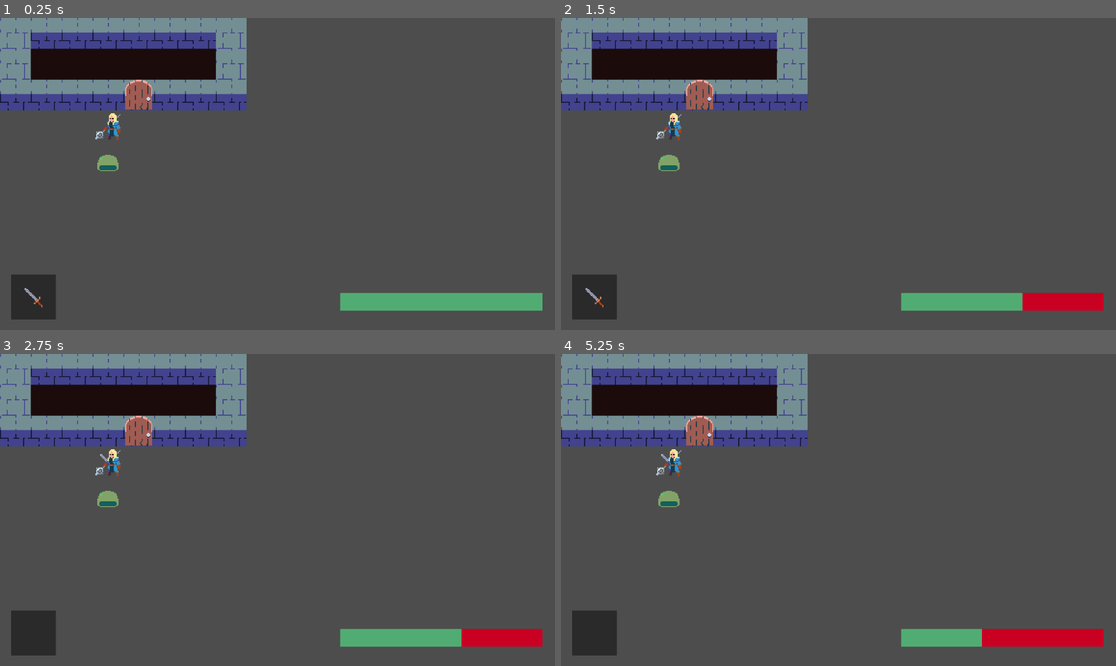
Above: before the commit, frames 1-4 (two rows, left to right).
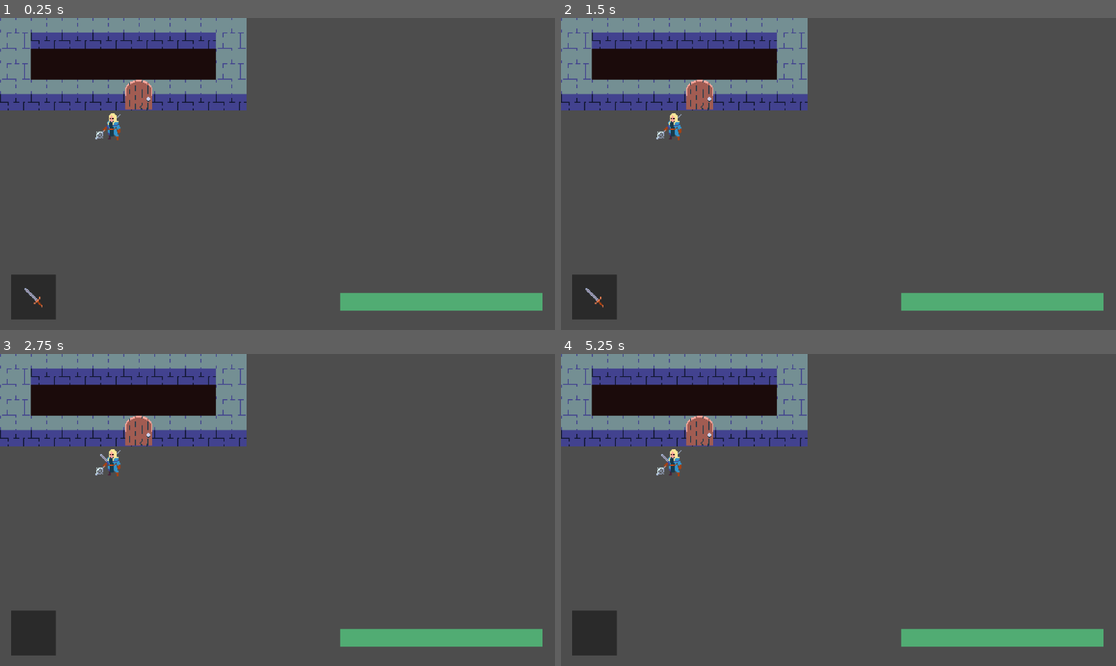
Above: after the commit, the same moments.

Repository: pryganss/TB-DCrawl
Game: Godot game, scene res://game.tscn
Two runs of this game, one before a commit and one after it. Both use one fixed random seed, a clock stepped at 60 frames per second and the inputs below.
Inputs:
- Up to frame 1 (0.25 s): no input
- Up to frame 2 (1.5 s): tap Enter at 0.5 s; hold D (move_right) 0.53-1.28 s; tap Q (drop) at 0.6 s; tap Space at 1.25 s; hold S (move_down) from 1.28 s (still down); tap E (grab) at 1.35 s
- Up to frame 3 (2.75 s): tap Enter at 2 s; release S (move_down) at 2.03 s; hold D (move_right) from 2.03 s (still down); tap Q (drop) at 2.1 s
- Up to frame 4 (5.25 s): tap Space at 2.75, 4.25 s; release D (move_right) at 2.78 s; hold W (move_up) 2.78-3.53 s; tap E (grab) at 2.85, 4.35 s; tap Enter at 3.5 s; hold A (move_left) 3.53-5.03 s; tap Q (drop) at 3.6, 5.1 s; hold S (move_down) from 5.03 s (still down)

The runs differ from the first frame. In frame 1, 0.2% of the frame differs, in the area x 17-22%, y 43-49%; in frame 2, 1.1%; in frame 3, 1.1%; in frame 4, 1.5%, in the area x 17-98%, y 43-94%.
Error in both runs: Cannot call method 'get_custom_data' on a null value. (res://src/Entities/Components/movement_component.gd:13)

Commit message:
remove test entity

Diff:
--- a/src/game_manager.gd
+++ b/src/game_manager.gd
@@ -2,7 +2,6 @@
 extends Node2D
 
 const player_definition: EntityDefinition = preload("res://Assets/Entities/player_definition.tres")
-const npc_definition: EntityDefinition = preload("res://Assets/Entities/npc_definition.tres")
 @onready var player: Entity
 
 @onready var entities: Node = $Entities
@@ -38,9 +37,6 @@
 
 	$UI.update_health()
 	$UI.update_item()
-
-	var npc = Entity.new(npc_definition, Vector2i(2, 3))
-	add_actor(npc)
 
 
 func reset(_entity: Entity):
